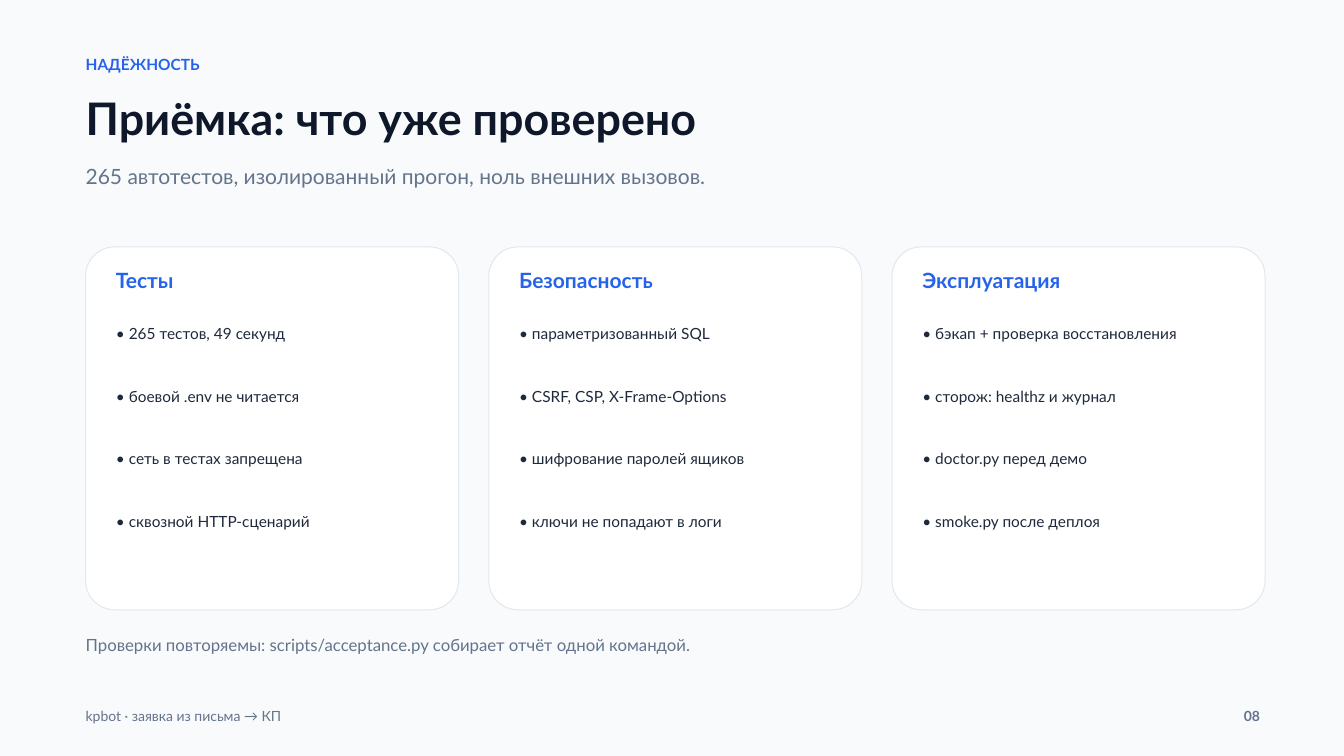
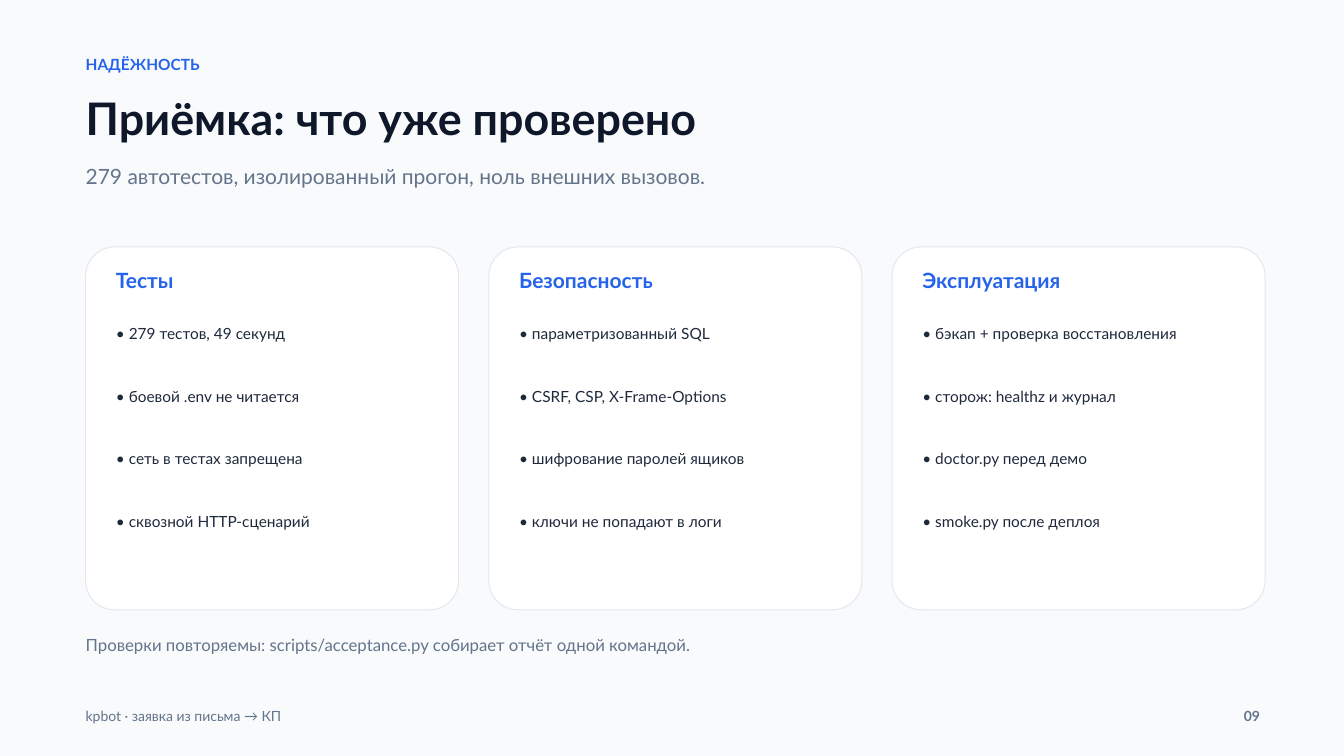
Before and after one commit to IvanBurtsev/Kpbot, a slide deck: slide 9 of presentation/kpbot-deck.pptx (slide 8 before the commit). Drawn at 1344x756 pixels with LibreOffice and Linux fonts; fonts in the diff are those of the drawing. Boxes give left, top, right and bottom in pixels: in the first picture for what was removed or moved away, otherwise in the second. Text is boxed around its words. In the diff, an @@ line names an element or a change of style, - is before the commit and + after.

```diff
--- a/presentation/kpbot-deck.pptx
+++ b/presentation/kpbot-deck.pptx
@@ text at (x1=86, y1=169, x2=706, y2=188): text changed @@
-265 автотестов, изолированный прогон, ноль внешних вызовов.
+279 автотестов, изолированный прогон, ноль внешних вызовов.
@@ text at (x1=129, y1=328, x2=285, y2=342): text changed @@
-• 265 тестов, 49 секунд
+• 279 тестов, 49 секунд
@@ text at (x1=1244, y1=711, x2=1260, y2=721): text changed @@
-08
+09
```
Also in this commit, not shown: 6 other slides changed, 1 slide added, 24 other files.
